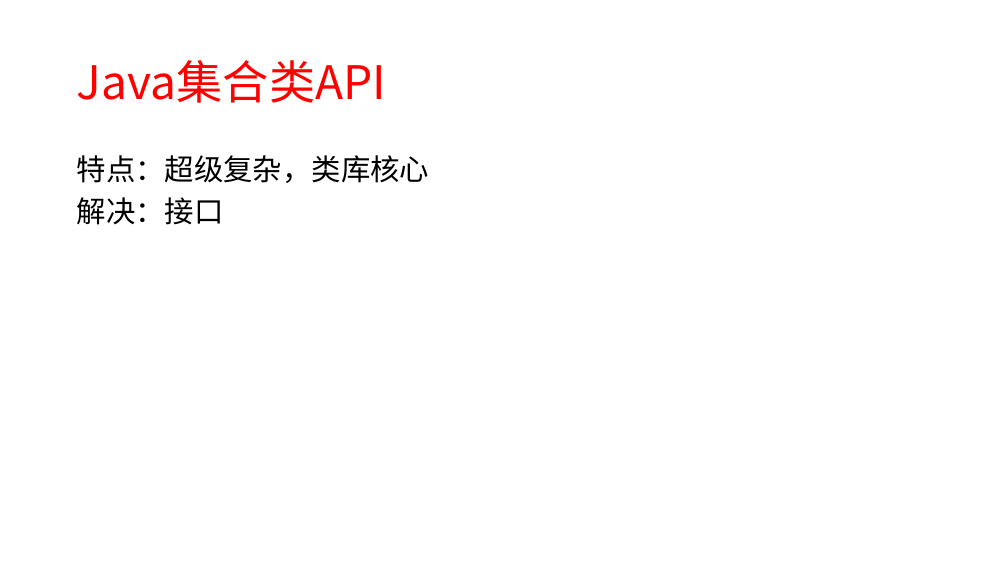
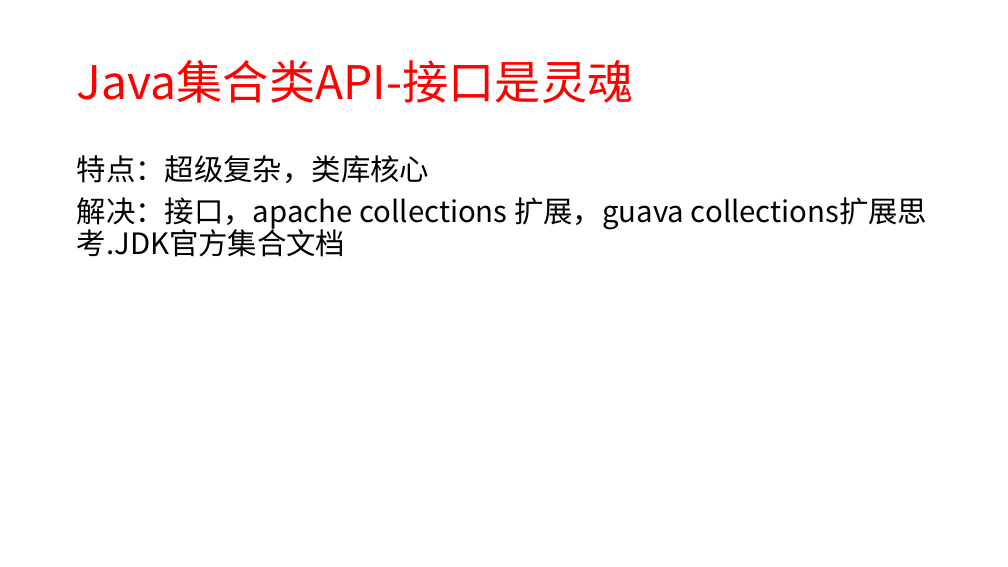
Before and after one commit to xiaozhiliaoo/my-slides, a slide deck: slide 25 of prepare/从crud, pattern, ooad到ddd-软件设计进阶之路.pptx (slide 22 before the commit). Drawn at 1008x567 pixels with LibreOffice and Linux fonts; fonts in the diff are those of the drawing. Boxes give left, top, right and bottom in pixels: in the first picture for what was removed or moved away, otherwise in the second. Text is boxed around its words. In the diff, an @@ line names an element or a change of style, - is before the commit and + after.

```diff
--- a/prepare/从crud, pattern, ooad到ddd-软件设计进阶之路.pptx
+++ b/prepare/从crud, pattern, ooad到ddd-软件设计进阶之路.pptx
@@ title at [77,60,634,103]: text changed @@
-Java集合类API
+Java集合类API-接口是灵魂
@@ text at [77,197,684,257]: text changed @@
-解决：接口
+解决：接口，apache collections 扩展，guava collections扩展思考.JDK官方集合文档
```
Also in this commit, not shown: 18 other slides changed, 5 slides added, 2 slides removed.
